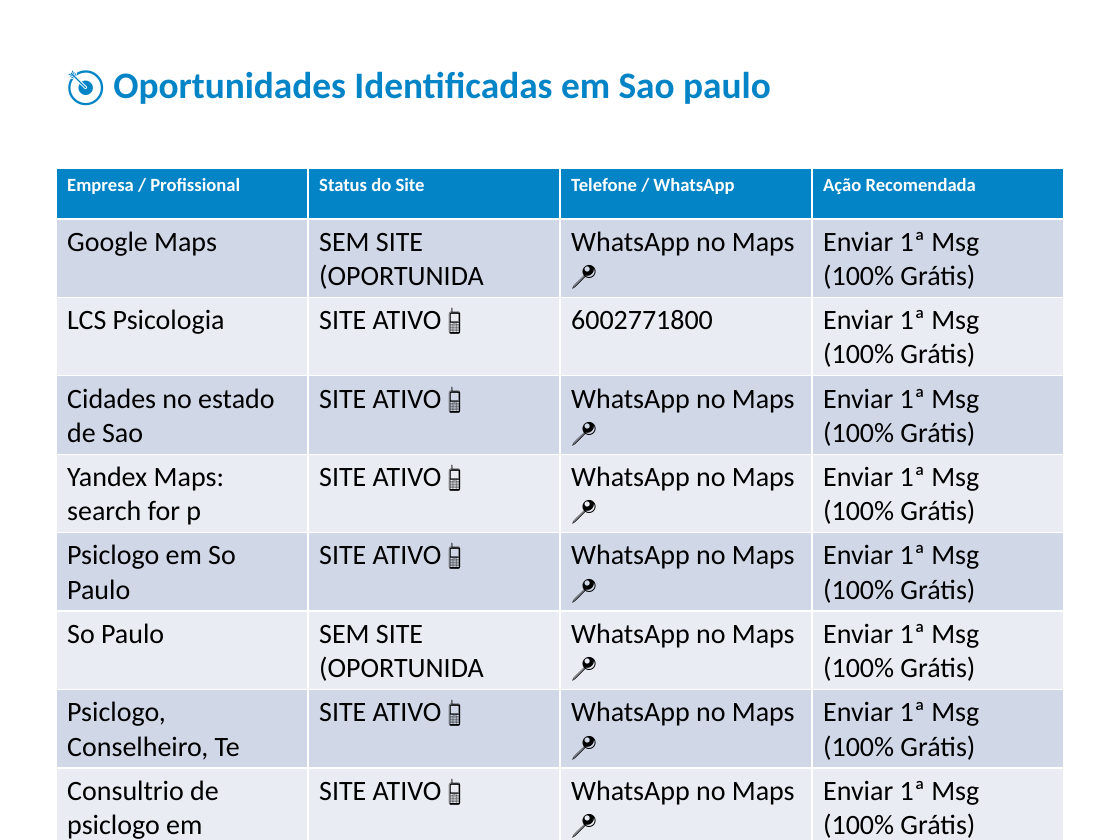
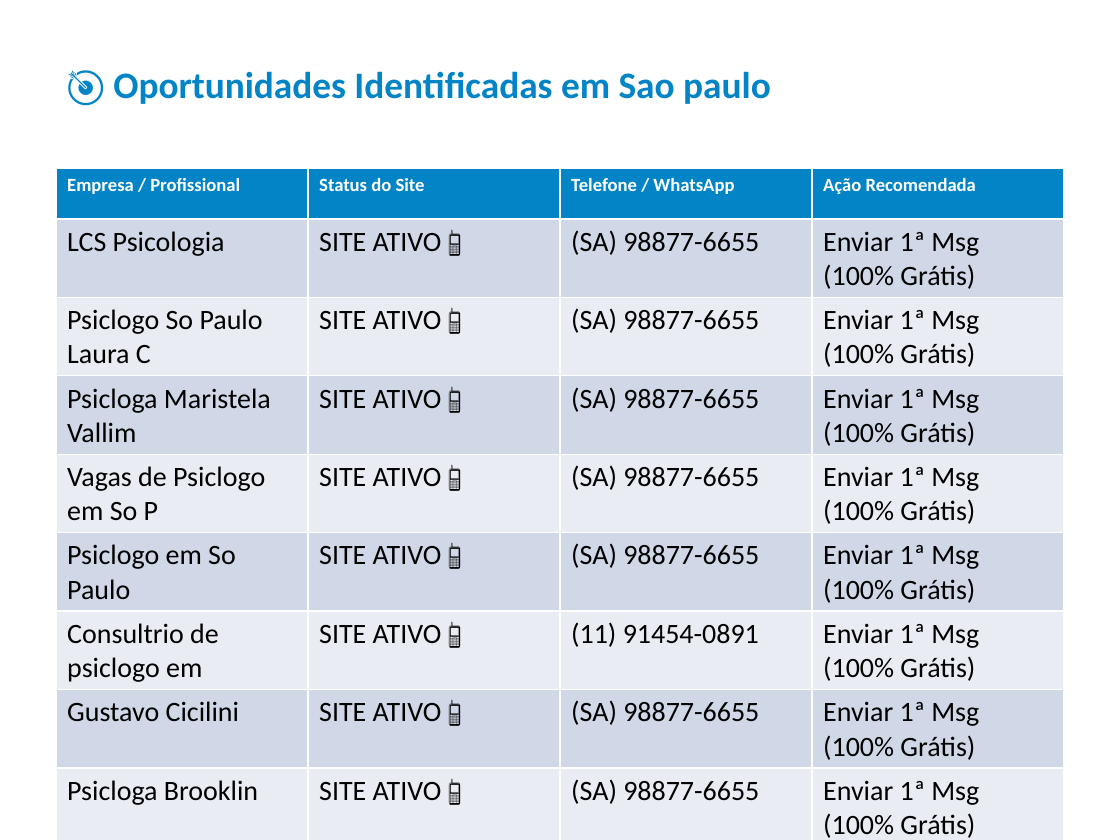
Before and after one commit to jaop2158-sketch/webfy-leads, a slide deck: slide 2 of relatorio_psicologo_sao_paulo.pptx. Drawn at 1120x840 pixels with LibreOffice and Linux fonts; fonts in the diff are those of the drawing. Boxes give left, top, right and bottom in pixels: in the first picture for what was removed or moved away, otherwise in the second. Text is boxed around its words. In the diff, an @@ line names an element or a change of style, - is before the commit and + after.

```diff
--- a/relatorio_psicologo_sao_paulo.pptx
+++ b/relatorio_psicologo_sao_paulo.pptx
@@ table at <box>56,168,1064,840</box> @@
-row 2: Google Maps | SEM SITE (OPORTUNIDA | WhatsApp no Maps 📍 | Enviar 1ª Msg (100% Grátis)
+row 2: LCS Psicologia | SITE ATIVO 📱 | (SA) 98877-6655 | Enviar 1ª Msg (100% Grátis)
-row 3, column 1: LCS Psicologia
+row 3, column 1: Psiclogo So Paulo Laura C
-row 3, column 3: 6002771800
+row 3, column 3: (SA) 98877-6655
-row 4, column 1: Cidades no estado de Sao
+row 4, column 1: Psicloga Maristela Vallim
-row 4, column 3: WhatsApp no Maps 📍
+row 4, column 3: (SA) 98877-6655
-row 5, column 1: Yandex Maps: search for p
+row 5, column 1: Vagas de Psiclogo em So P
-row 5, column 3: WhatsApp no Maps 📍
+row 5, column 3: (SA) 98877-6655
-row 6, column 3: WhatsApp no Maps 📍
+row 6, column 3: (SA) 98877-6655
-row 7: So Paulo | SEM SITE (OPORTUNIDA | WhatsApp no Maps 📍 | Enviar 1ª Msg (100% Grátis)
+row 7: Consultrio de psiclogo em | SITE ATIVO 📱 | (11) 91454-0891 | Enviar 1ª Msg (100% Grátis)
-row 8, column 1: Psiclogo, Conselheiro, Te
+row 8, column 1: Gustavo Cicilini
-row 8, column 3: WhatsApp no Maps 📍
+row 8, column 3: (SA) 98877-6655
-row 9, column 1: Consultrio de psiclogo em
+row 9, column 1: Psicloga Brooklin
-row 9, column 3: WhatsApp no Maps 📍
+row 9, column 3: (SA) 98877-6655
-row 10, column 1: Gustavo Cicilini
+row 10, column 1: Psiclogo Clnico Particula
-row 10, column 3: WhatsApp no Maps 📍
+row 10, column 3: (SA) 98877-6655
-row 11, column 1: Terapia online com psiclo
+row 11, column 1: Portal
-row 11, column 3: WhatsApp no Maps 📍
+row 11, column 3: (11) 4502-4752
```
Also in this commit, not shown: 4 other files.
